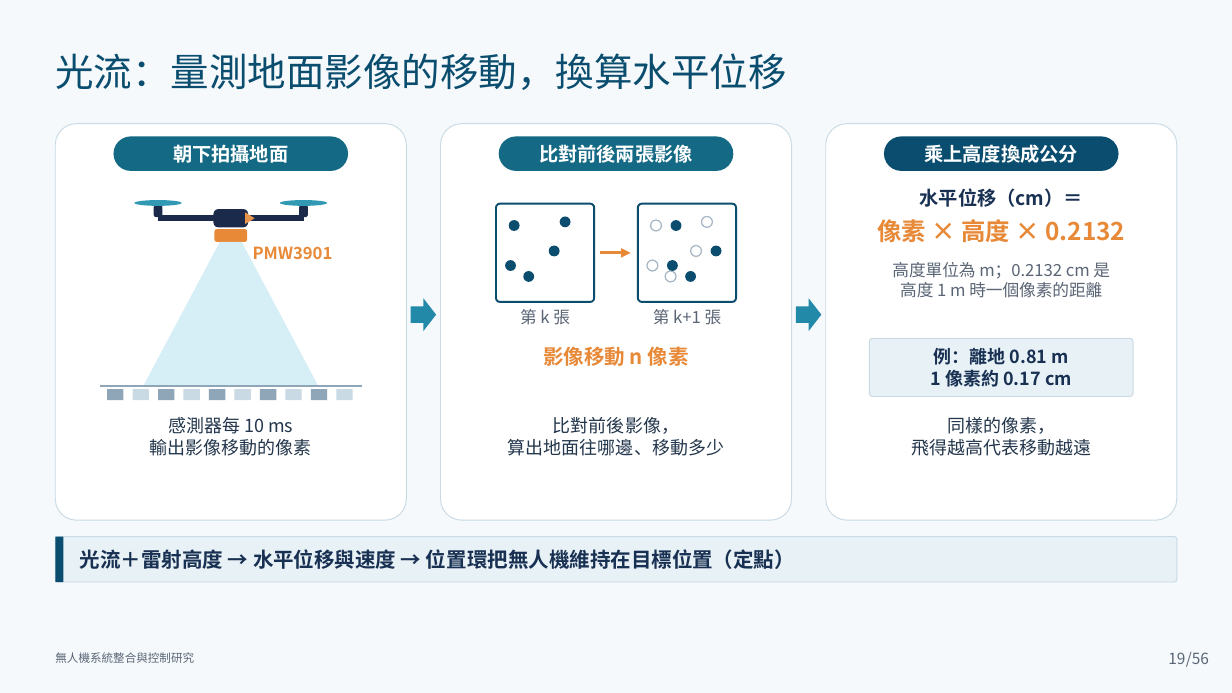
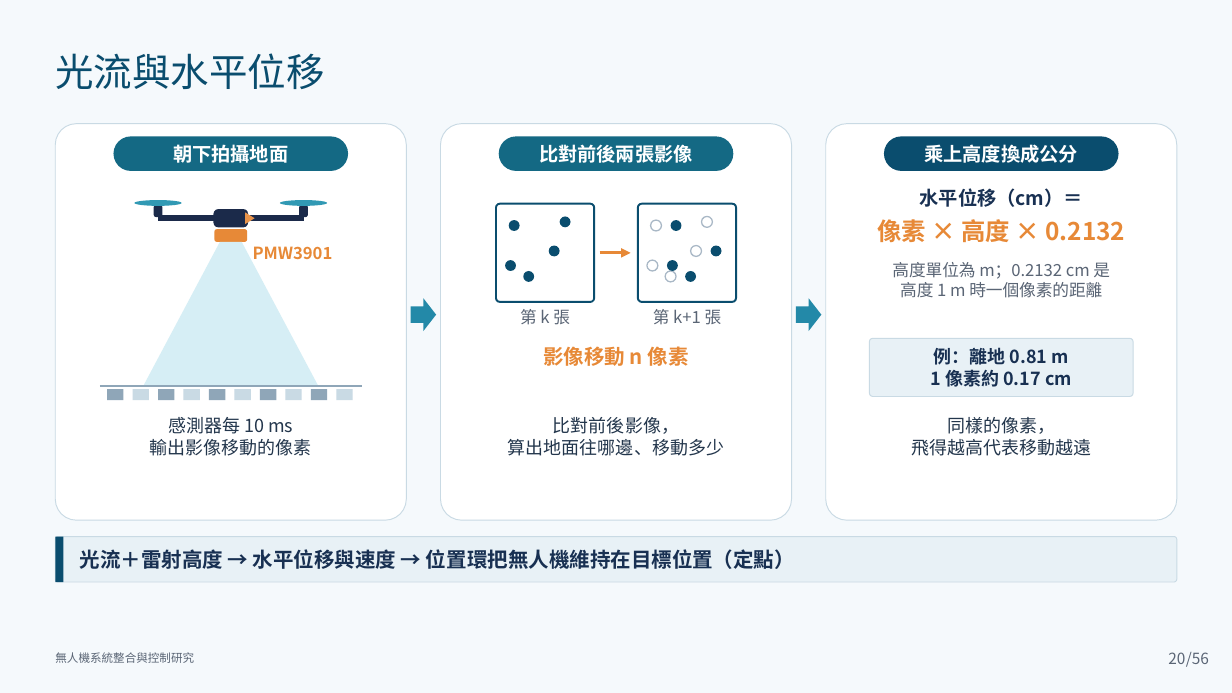
Before and after one commit to lingken1028/-, a slide deck: slide 20 of 無人機系統整合與控制研究_口試簡報 (2).pptx (slide 19 before the commit). Drawn at 1232x693 pixels with LibreOffice and Linux fonts; fonts in the diff are those of the drawing. Boxes give left, top, right and bottom in pixels: in the first picture for what was removed or moved away, otherwise in the second. Text is boxed around its words. In the diff, an @@ line names an element or a change of style, - is before the commit and + after.

```diff
--- a/無人機系統整合與控制研究_口試簡報 (2).pptx
+++ b/無人機系統整合與控制研究_口試簡報 (2).pptx
@@ text at bbox=[55, 53, 324, 89]: text changed @@
-光流：量測地面影像的移動，換算水平位移
+光流與水平位移
@@ page number at bbox=[1168, 652, 1185, 664]: text changed @@
-19
+20
```
Also in this commit, not shown: 25 other slides changed, 2 slides added.
